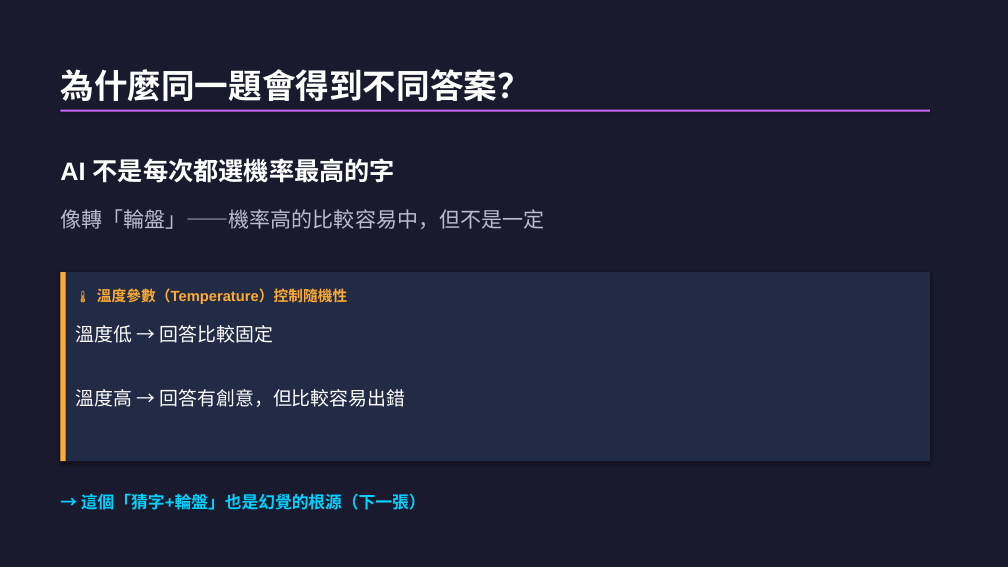
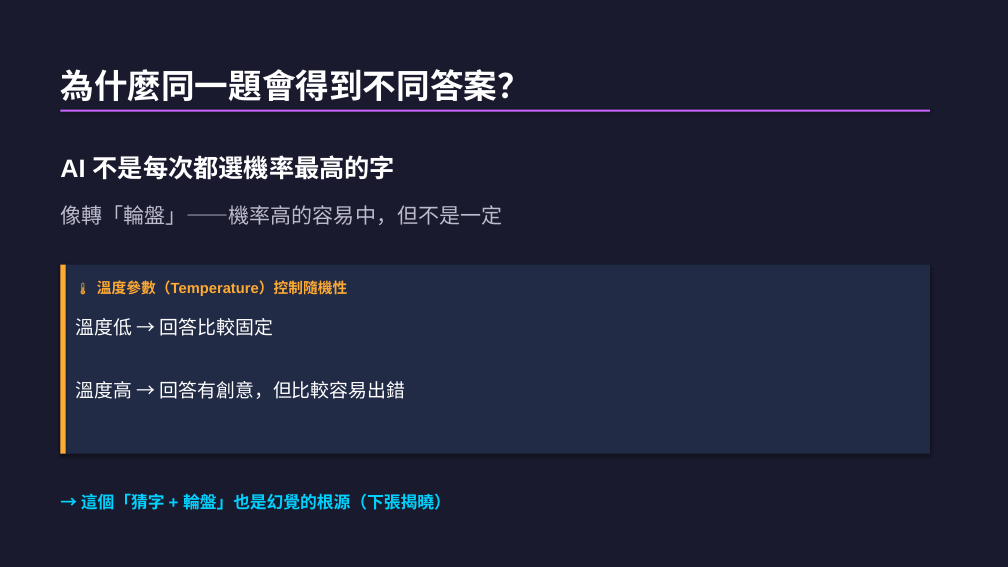
Before and after one commit to letranger/2026-04-30-AI-work, a slide deck: slide 29 of 和AI作朋友-工作坊簡報.pptx (slide 19 before the commit). Drawn at 1008x567 pixels with LibreOffice and Linux fonts; fonts in the diff are those of the drawing. Boxes give left, top, right and bottom in pixels: in the first picture for what was removed or moved away, otherwise in the second. Text is boxed around its words. In the diff, an @@ line names an element or a change of style, - is before the commit and + after.

```diff
--- a/和AI作朋友-工作坊簡報.pptx
+++ b/和AI作朋友-工作坊簡報.pptx
@@ text at [60, 205, 502, 225]: text changed @@
-像轉「輪盤」——機率高的比較容易中，但不是一定
+像轉「輪盤」——機率高的容易中，但不是一定
@@ rectangle: place and size @@
-rectangle at [60, 272, 930, 461]
+rectangle at [60, 265, 930, 454]
@@ rectangle: place and size @@
-rectangle at [60, 272, 66, 461]
+rectangle at [60, 265, 66, 454]
@@ text "🌡 溫度參數（Temperature）控制隨機性": place and size @@
-text "🌡 溫度參數（Temperature）控制隨機性" at [97, 288, 348, 304]
+text "🌡 溫度參數（Temperature）控制隨機性" at [97, 280, 348, 296]
@@ text "溫度低 → 回答比較固定 溫度高 → ...": place and size @@
-text "溫度低 → 回答比較固定 溫度高 → ..." at [76, 325, 406, 407]
+text "溫度低 → 回答比較固定 溫度高 → ..." at [76, 318, 406, 399]
@@ text at [81, 493, 451, 510]: text changed @@
-→ 這個「猜字+輪盤」也是幻覺的根源（下一張）
+→ 這個「猜字 + 輪盤」也是幻覺的根源（下張揭曉）
```
Also in this commit, not shown: 16 other slides changed, 12 slides added, 2 slides removed, 1 other file.
